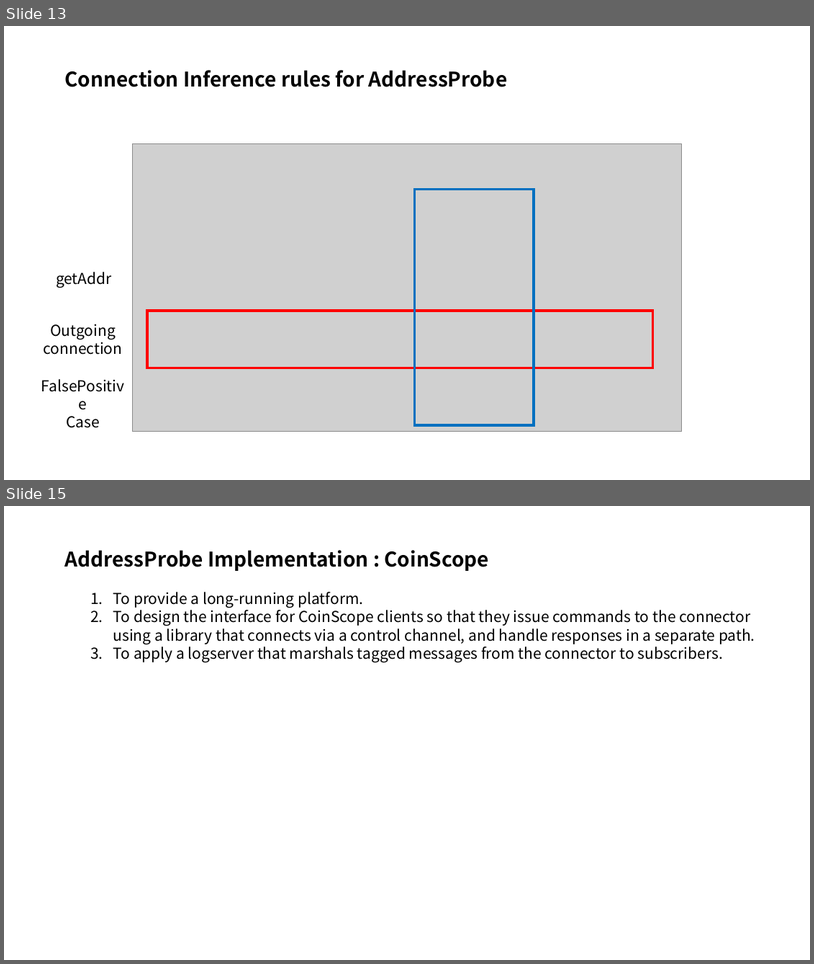
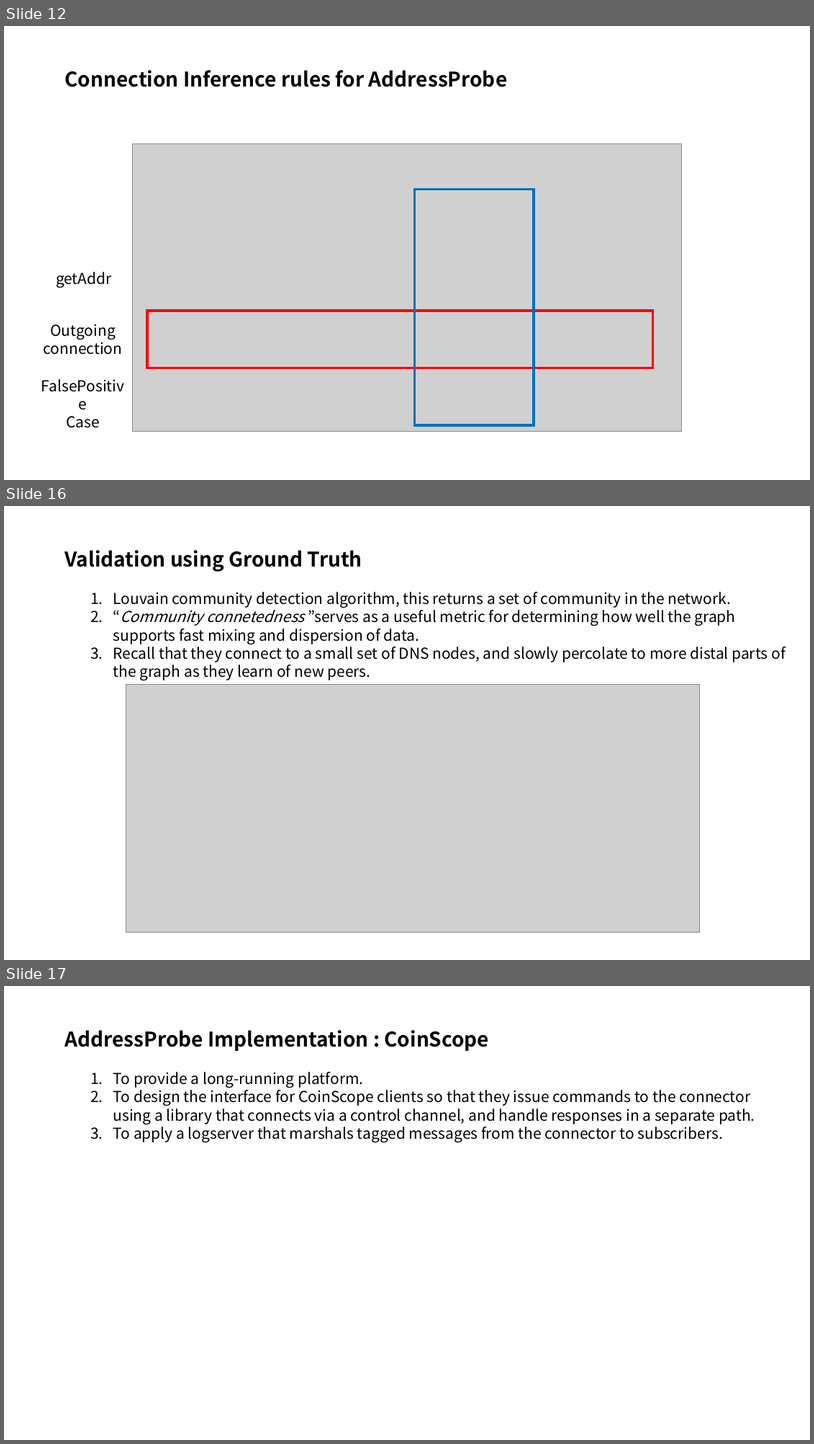
Before and after one commit to FelixSeol/paper, a slide deck: discovering/Discovering Bitcoin's Public topology.pptx. Shown one above the other, each under a label of ours: slides 13 and 15 before the commit, slides 12, 16 and 17 after it; the slides between them are not shown. The pictures are 814x964 and 814x1444 pixels, drawn with LibreOffice and Linux fonts; fonts in the diff are those of the drawing; grey boxes stand for pictures. Boxes give left, top, right and bottom in pixels: in the first picture for what was removed or moved away, otherwise in the second. Text is boxed around its words. In the diff, an @@ line names an element or a change of style, - is before the commit and + after.

```diff
--- a/discovering/Discovering Bitcoin's Public topology.pptx
+++ b/discovering/Discovering Bitcoin's Public topology.pptx
@@ slide 16 added at [4,506,810,960], background #FFFFFF @@
@@ text added at [65,550,363,572], 24 pt, text #000000, bold @@
+Validation using Ground Truth
@@ text added at [113,592,786,680], 18 pt, text #000000 @@
+1. Louvain community detection algorithm, this returns a set of community in the network.
+2. “Community connetedness ”serves as a useful metric for determining how well the graph supports fast mixing and dispersion of data.
+3. Recall that they connect to a small set of DNS nodes, and slowly percolate to more distal parts of the graph as they learn of new peers.
@@ picture added at [126,684,700,932] @@
@@ what was slide 13 is now slide 12 @@
@@ what was slide 15 is now slide 17 @@
```
Also in this commit, not shown: 2 slides changed, 2 other slides added, 1 slide removed.
